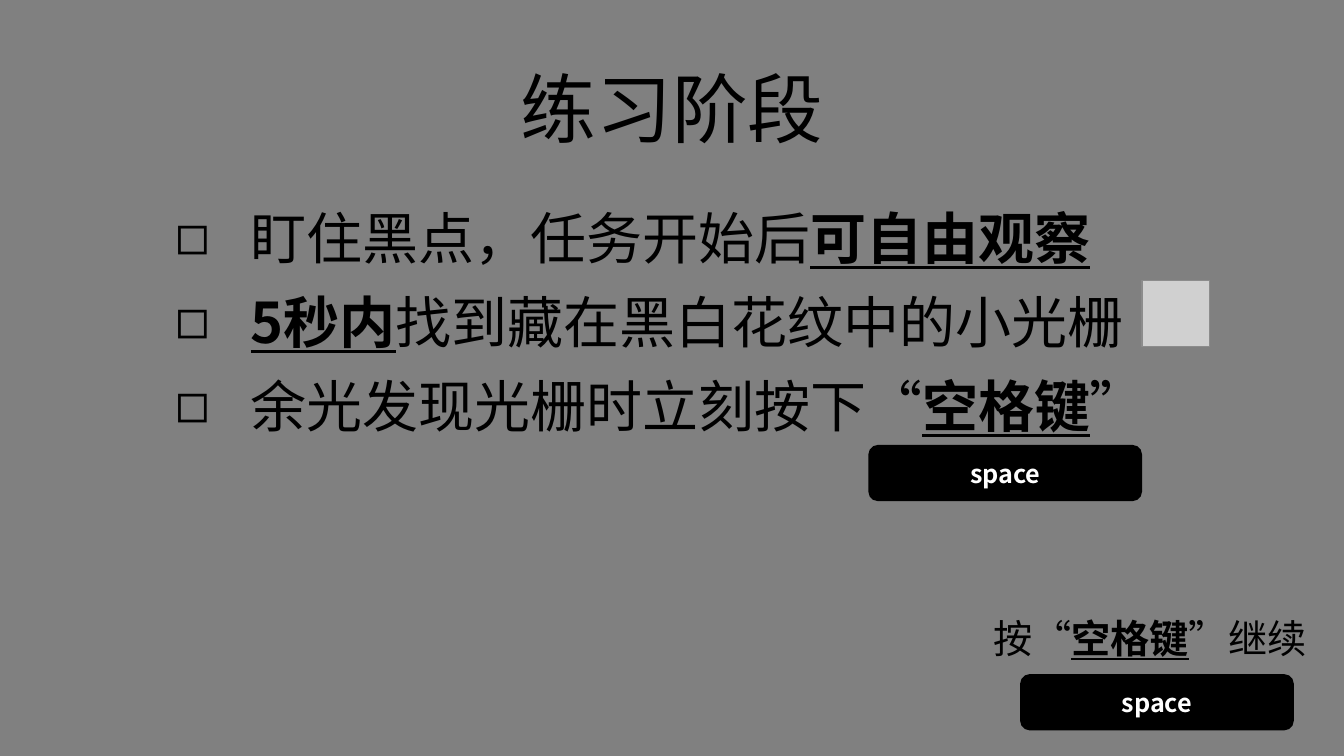
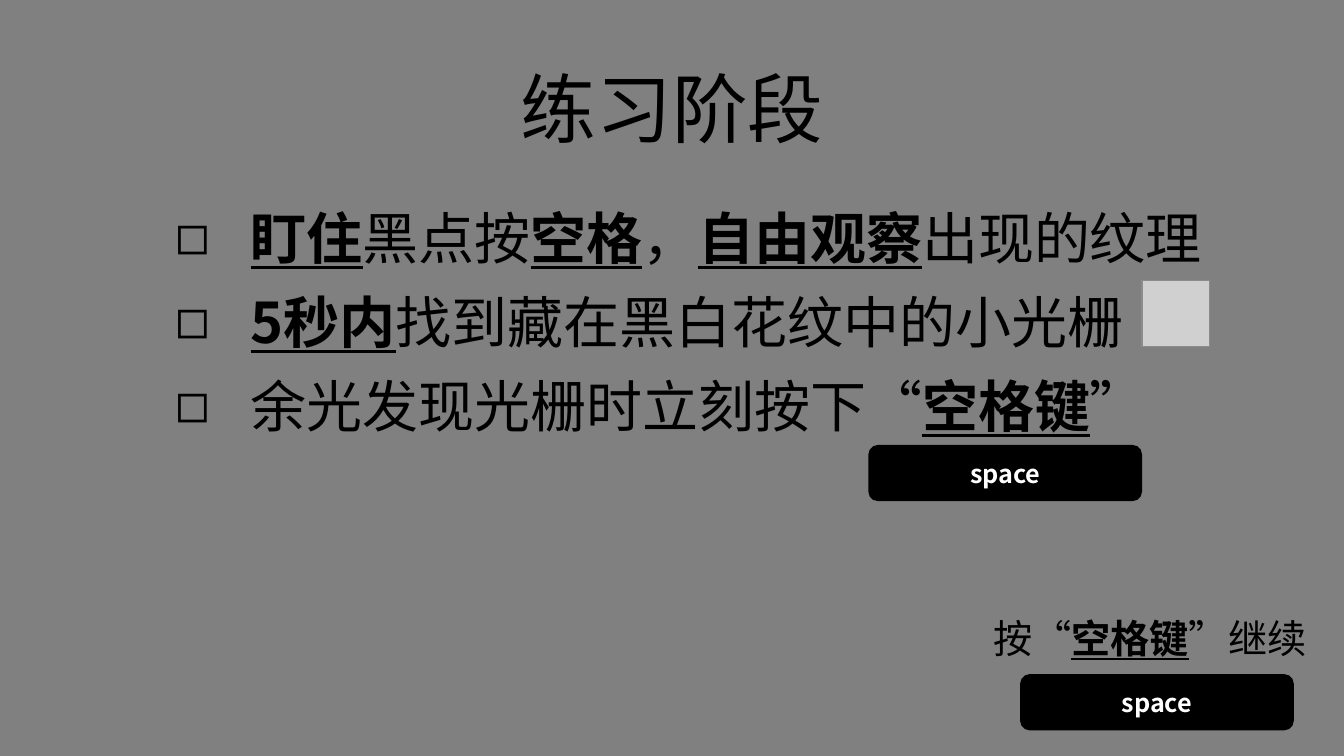
Before and after one commit to lyxose/FreeView, a slide deck: slide 8 of Instructions.pptx (slide 7 before the commit). Drawn at 1344x756 pixels with LibreOffice and Linux fonts; fonts in the diff are those of the drawing; grey boxes stand for pictures. Boxes give left, top, right and bottom in pixels: in the first picture for what was removed or moved away, otherwise in the second. Text is boxed around its words. In the diff, an @@ line names an element or a change of style, - is before the commit and + after.

```diff
--- a/Instructions.pptx
+++ b/Instructions.pptx
@@ text at (251, 211, 1202, 269): text changed @@
-◻ 盯住黑点，任务开始后可自由观察
+◻ 盯住黑点按空格，自由观察出现的纹理
```
Also in this commit, not shown: 6 other slides changed, 1 slide added, 1 slide removed.
